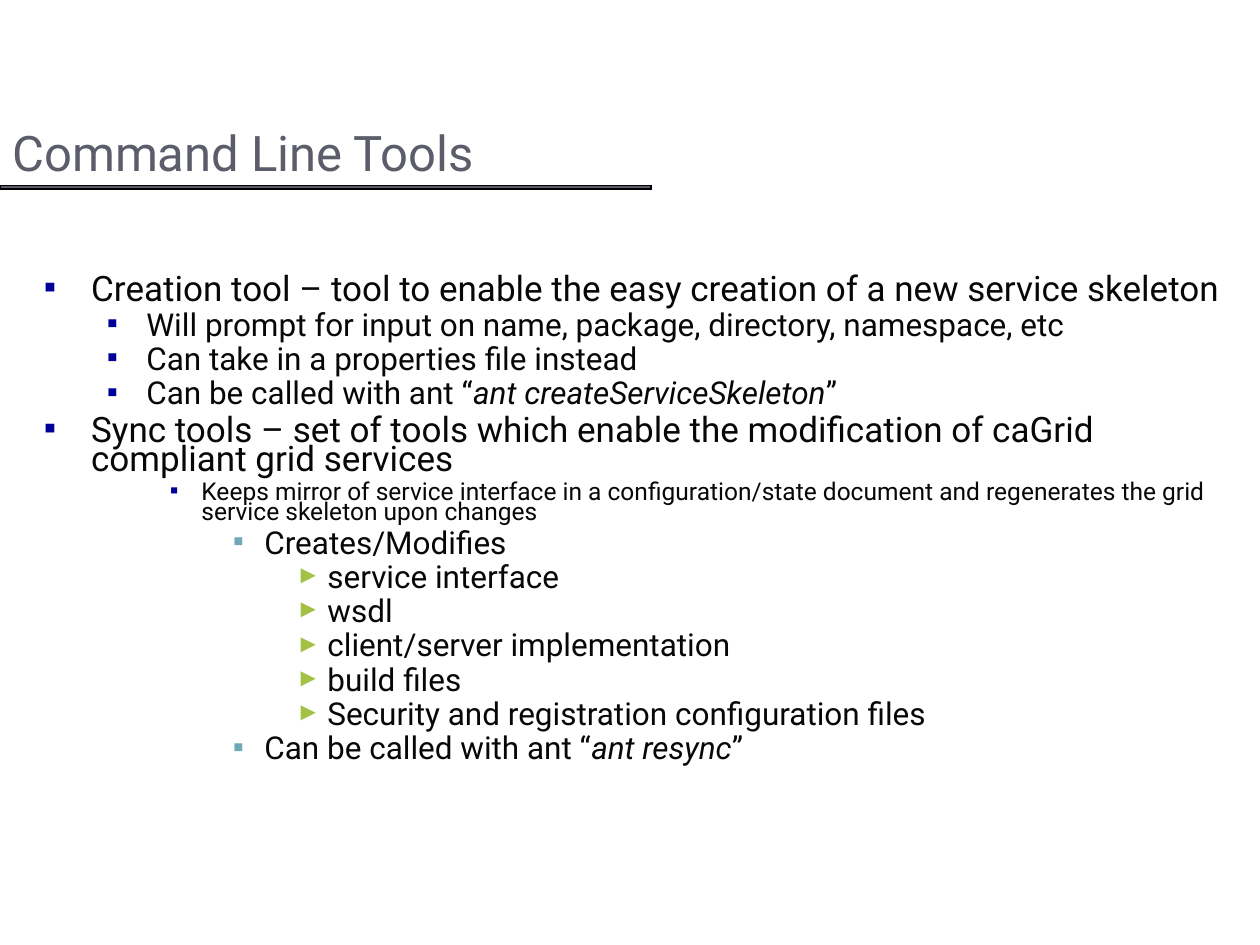
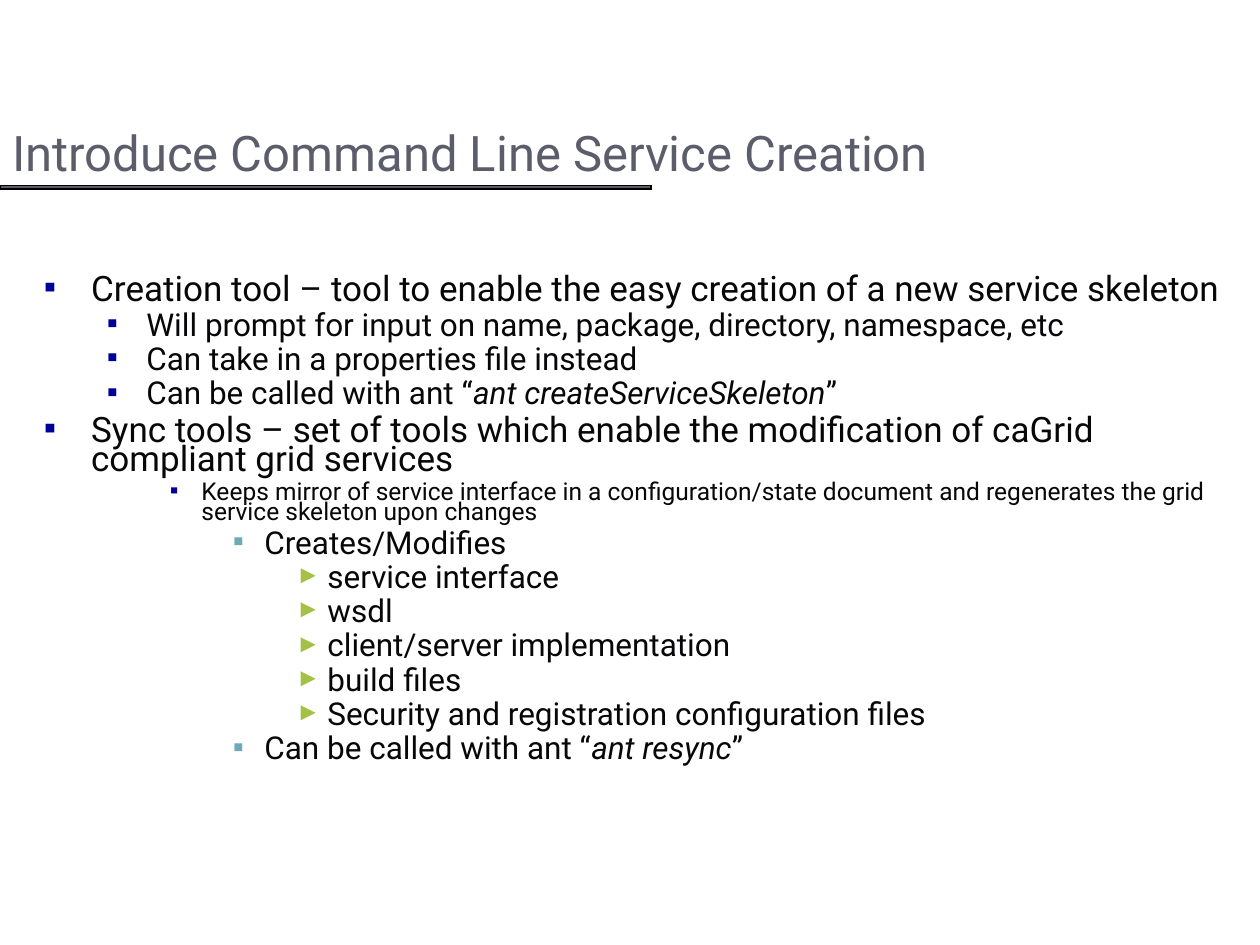
Before and after one commit to NCIP/cagrid-portal, a slide deck: slide 15 of cagrid-1-0/Documentation/presentations/introduce/Introduce.ppt (slide 17 before the commit). Drawn at 1260x945 pixels with LibreOffice and Linux fonts; fonts in the diff are those of the drawing; background and template pictures are left out. Boxes give left, top, right and bottom in pixels: in the first picture for what was removed or moved away, otherwise in the second. Text is boxed around its words. In the diff, an @@ line names an element or a change of style, - is before the commit and + after.

```diff
--- a/cagrid-1-0/Documentation/presentations/introduce/Introduce.ppt
+++ b/cagrid-1-0/Documentation/presentations/introduce/Introduce.ppt
@@ title at bbox=[12, 134, 928, 172]: text changed @@
-Command Line Tools
+Introduce Command Line Service Creation
```
Also in this commit, not shown: 5 other slides changed, 9 slides added, 2 slides removed, 9 other files.
